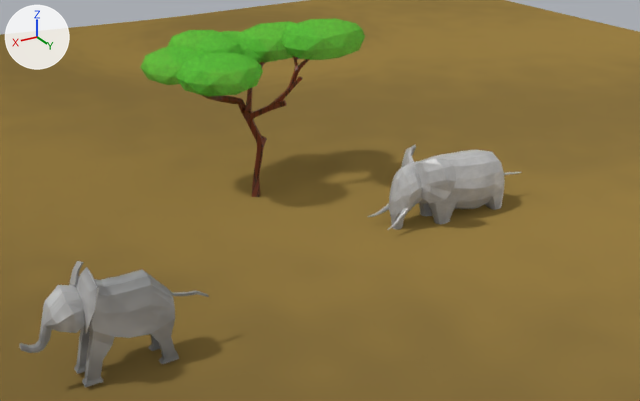
Before and after pictures for a commit that changed the Blender file models/scene/savanna_with_textures.blend.
Camera for both pictures: a 50 mm camera at (13.4, 25.2, 12.7) aimed at (-0.4, 2.1, 1.2). The axes (+X, +Y, +Z) are drawn at upper left. The lights are the same throughout.

The older version as bpy lines, for what is in view:
```python
me_icosphere_003 = bpy.data.meshes.new('Icosphere.003')
me_icosphere_003.from_pydata(...)  # 42 vertices, 80 faces; spans x -1.29..0.94, y -0.86..1.16, z -0.45..0.57
me_icosphere_003.materials.append(mat_green)
me_plane_003 = bpy.data.meshes.new('Plane.003')
me_plane_003.from_pydata(...)  # 888 vertices, 870 faces; spans x -1.52..2.16, y -2.64..3.68, z -1.28..1.28
me_plane_003.materials.append(mat_small_elephant)
me_plane_004 = bpy.data.meshes.new('Plane.004')
me_plane_004.from_pydata(...)  # 486 vertices, 486 faces; spans x -0.9..0.9, y -2.25..2.51, z 0.0..3.0
me_plane_004.materials.append(mat_baby_elephant)  # picture img_material_base_color
ob_elephant_model = bpy.data.objects.new('elephant-model', me_plane_004)
ob_elephant_model.location = (8.08, 6.5, 0.12)
ob_elephant_model.rotation_euler = (0.0, 0.0, 1.571)  # degrees (0, 0, 90)
ob_leafs3 = bpy.data.objects.new('leafs3', me_icosphere_003)
ob_leafs3.location = (1.65, -1.51, 4.83)
ob_leafs3.scale = (1.26, 1.26, 1.26)
ob_słoń_002 = bpy.data.objects.new('słoń.002', me_plane_003)
ob_słoń_002.location = (-4.62, 3.14, 1.04)
ob_słoń_002.rotation_euler = (-1.571, 1.625, 0.000742)  # degrees (-90, 93, 0)
# also in view: 'leafs5' at (1.0, -3.4, 5.2); 'leafs' at (-2.4, -1.1, 5.7); 'leafs4' at (2.3, -2.9, 4.9); 'Plane' at (0.0, 0.0, 0.1); 'leafs2' at (-1.8, -3.3, 5.2)
```
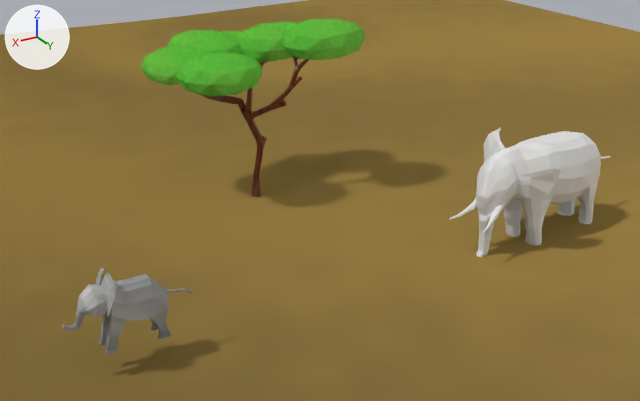
Commit message: add new elephant mum to every scene

Changed parts and their boxes (x1, y1, x2, y2) in the pictures (640 x 401 px):
```json
{"object": "słoń.002", "change": "recoloured, moved, turned, rescaled", "before": [367, 145, 522, 230], "after": [449, 127, 611, 257]}
{"object": "elephant-model", "change": "moved, rescaled", "before": [19, 261, 209, 387], "after": [62, 268, 192, 355], "on screen": "31% narrower, 31% shorter"}
```

The change, as JSON lines over the scene's bpy script:
```json
{"block": "me_plane_003", "where": "me_plane_003.from_pydata(...)  # 888 vertices, 870 faces; spans x -1.52..2.16, y -2.64..3.68, z -1.28..1.28"}
{"op": "remove", "block": "me_plane_003", "code": "me_plane_003.materials.append(mat_small_elephant)"}
{"op": "set", "path": "ob_słoń_002.location", "old": "(-4.62, 3.14, 1.04)", "new": "(-6.04, 5.93, 2.03)"}
{"op": "set", "path": "ob_słoń_002.rotation_euler", "old": "(-1.571, 1.625, 0.000742)", "new": "(-1.571, 1.625, 0.125)", "note": "degrees (-90, 93, 0) -> degrees (-90, 93, 7.2)"}
{"op": "set", "path": "ob_słoń_002.scale", "old": "(1.0, 1.0, 1.0)", "new": "(1.14, 1.14, 1.14)"}
{"op": "set", "path": "ob_elephant_model.location", "old": "(8.08, 6.5, 0.12)", "new": "(7.75, 6.5, 0.75)"}
{"op": "set", "path": "ob_elephant_model.scale", "old": "(1.0, 1.0, 1.0)", "new": "(0.693, 0.693, 0.693)"}
```
